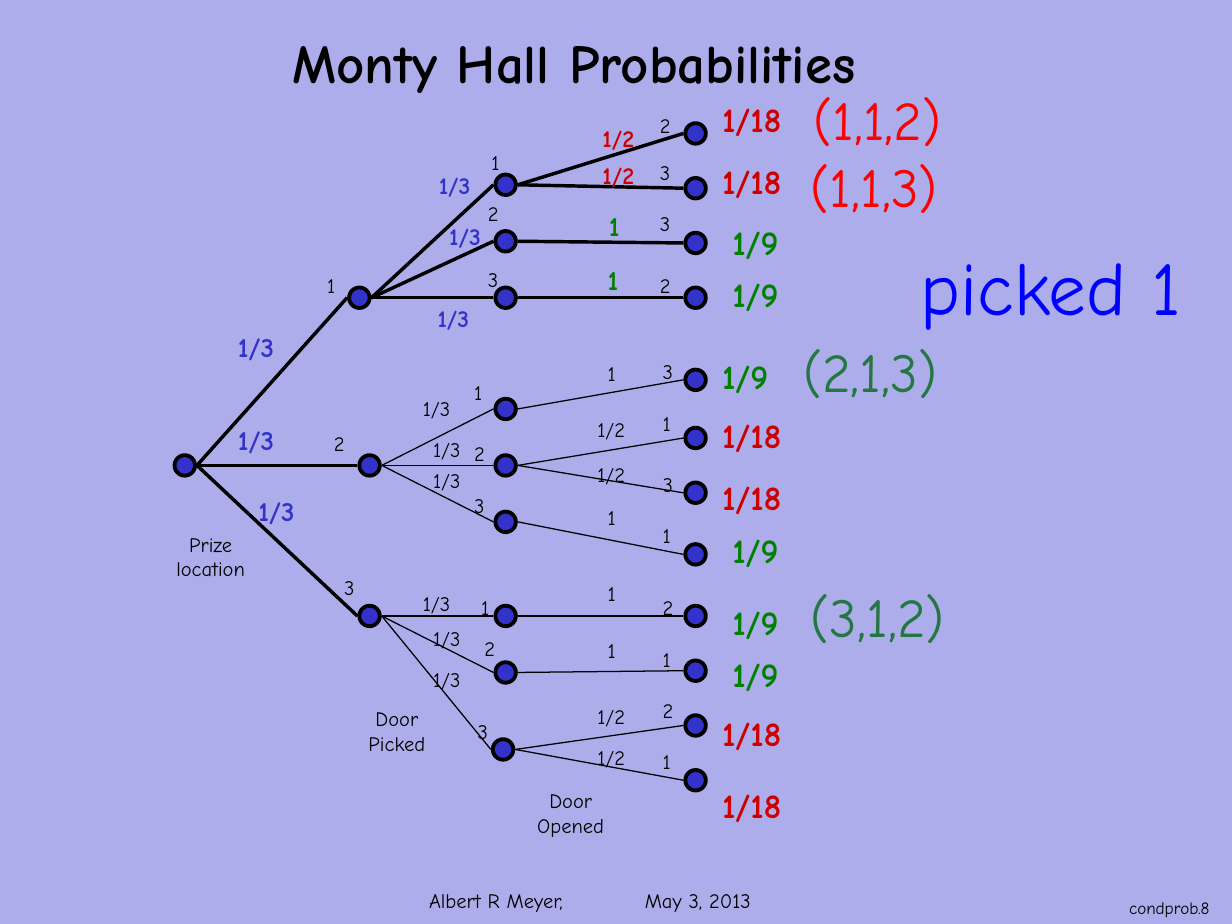
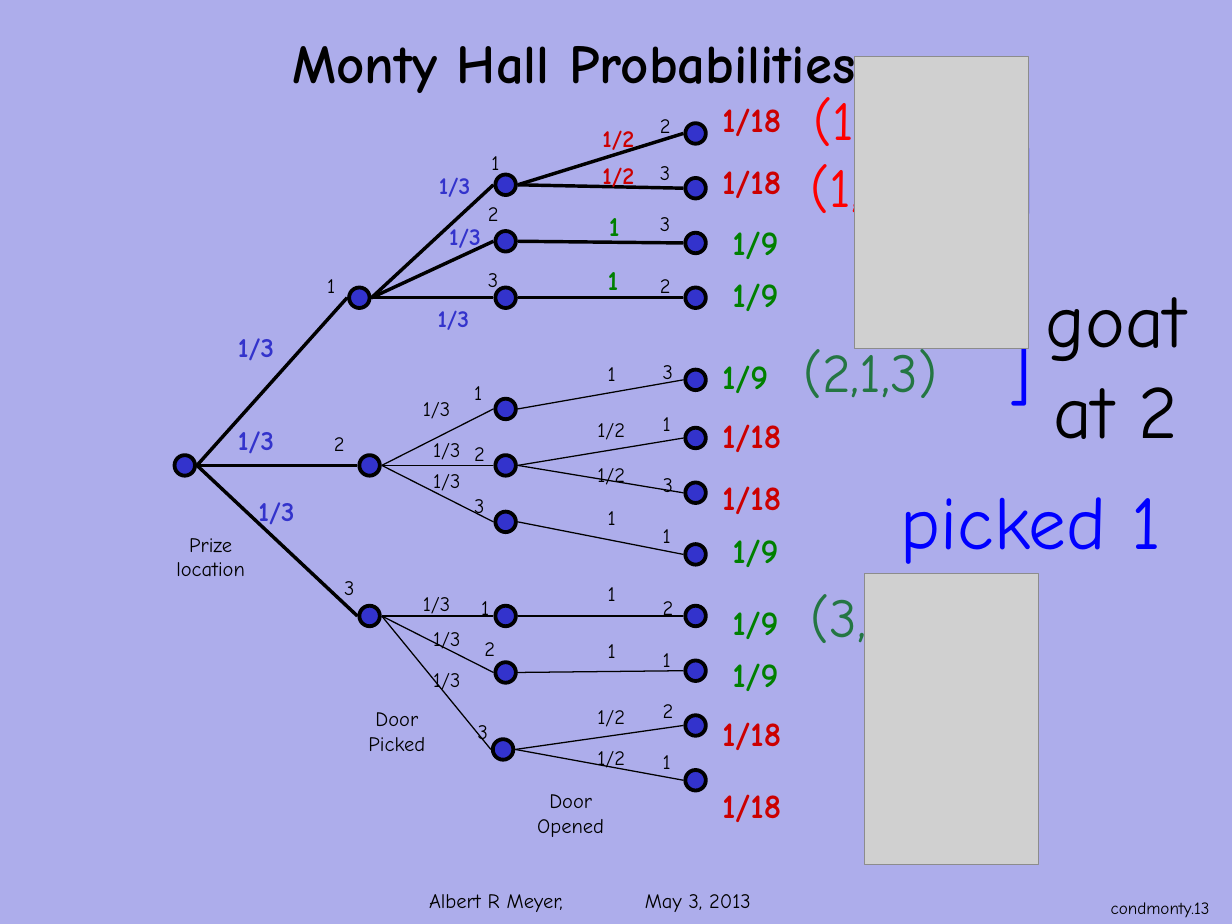
Before and after one commit to armeyer/mcs_web, a slide deck: slide 13 of spring13/slides13/conditional-monty.pptx (slide 8 before the commit). Drawn at 1232x924 pixels with LibreOffice and Linux fonts; fonts in the diff are those of the drawing; grey boxes stand for pictures; background and template pictures are left out. Boxes give left, top, right and bottom in pixels: in the first picture for what was removed or moved away, otherwise in the second. Text is boxed around its words. In the diff, an @@ line names an element or a change of style, - is before the commit and + after.

```diff
--- a/spring13/slides13/conditional-monty.pptx
+++ b/spring13/slides13/conditional-monty.pptx
@@ picture added at (x1=854, y1=57, x2=1027, y2=349) @@
@@ group added at (x1=995, y1=63, x2=1051, y2=663): 4 texts @@
+]
+]
+]
+]
@@ text added at (x1=1046, y1=297, x2=1186, y2=439), 44 pt, text #000000 @@
+goat
+at 2
@@ text "picked 1" rewrapped from (x1=921, y1=263, x2=1182, y2=330) to (x1=901, y1=497, x2=1162, y2=574) @@
@@ picture added at (x1=865, y1=573, x2=1039, y2=865) @@
@@ page number at (x1=1111, y1=902, x2=1210, y2=918): text changed @@
-condprob.8
+condmonty.13
```
Also in this commit, not shown: 15 other slides changed, 18 slides added, 1 slide removed, 2 other files.
